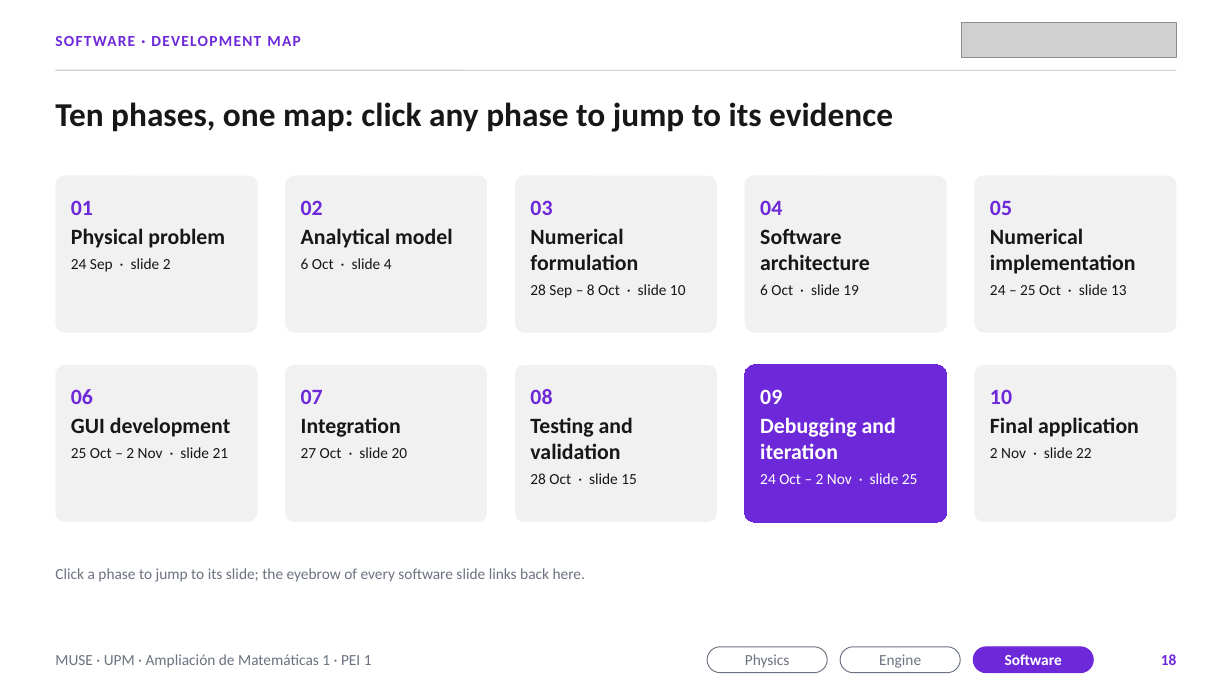
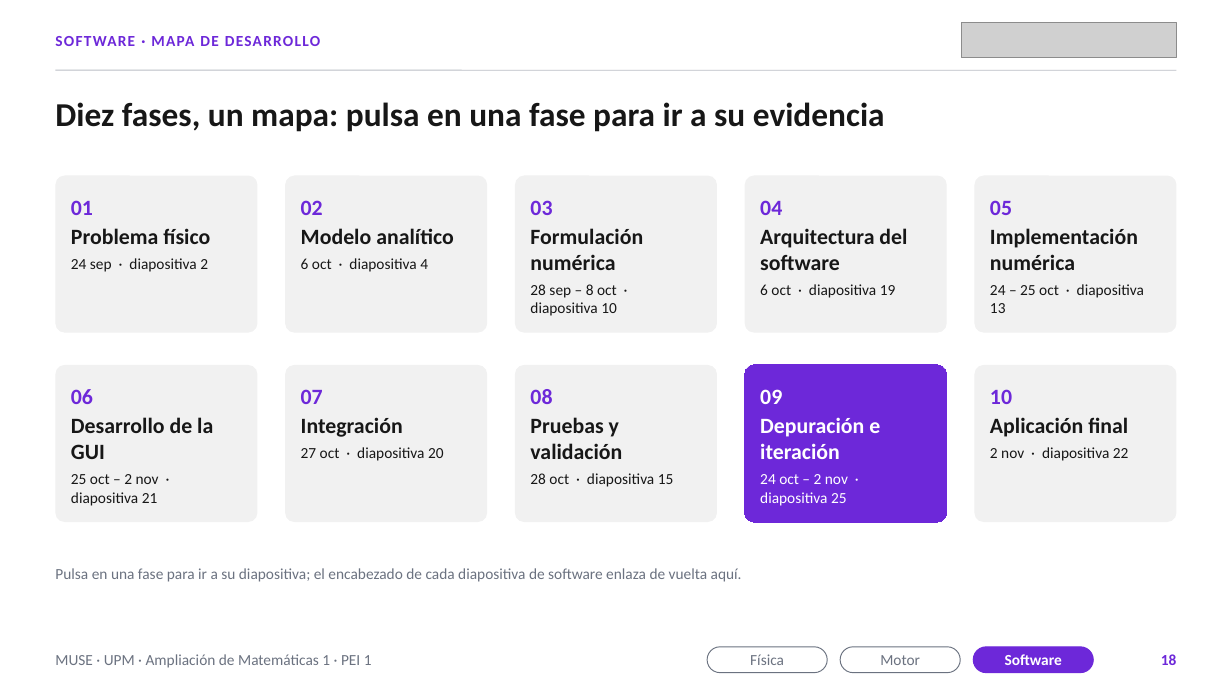
Before and after one commit to MP-19-creator/Grupo3-AmpliacionMatematicas, a slide deck: slide 18 of presentacion/PEI1_final.pptx. Drawn at 1232x693 pixels with LibreOffice and Linux fonts; fonts in the diff are those of the drawing; grey boxes stand for pictures. Boxes give left, top, right and bottom in pixels: in the first picture for what was removed or moved away, otherwise in the second. Text is boxed around its words. In the diff, an @@ line names an element or a change of style, - is before the commit and + after.

```diff
--- a/presentacion/PEI1_final.pptx
+++ b/presentacion/PEI1_final.pptx
@@ text at <box>55,36,320,46</box>: text changed @@
-SOFTWARE · DEVELOPMENT MAP
+SOFTWARE · MAPA DE DESARROLLO
@@ text at <box>55,102,885,132</box>: text changed @@
-Ten phases, one map: click any phase to jump to its evidence
+Diez fases, un mapa: pulsa en una fase para ir a su evidencia
@@ text in rounded rectangle at <box>71,228,210,272</box>: text changed; size 17 to 12 pt; bold off @@
-Physical problem
-24 Sep · slide 2
+Problema físico
+24 sep · diapositiva 2
@@ text in rounded rectangle at <box>301,228,454,272</box>: text changed; size 17 to 12 pt; bold off @@
-Analytical model
-6 Oct · slide 4
+Modelo analítico
+6 oct · diapositiva 4
@@ text in rounded rectangle at <box>530,228,643,316</box>: text changed; size 17 to 12 pt; bold off @@
-Numerical formulation
-28 Sep – 8 Oct · slide 10
+Formulación numérica
+28 sep – 8 oct · diapositiva 10
@@ text in rounded rectangle at <box>760,228,907,298</box>: text changed @@
-Software architecture
-6 Oct · slide 19
+Arquitectura del software
+6 oct · diapositiva 19
@@ text in rounded rectangle at <box>990,228,1144,313</box>: text changed @@
-Numerical implementation
-24 – 25 Oct · slide 13
+Implementación numérica
+24 – 25 oct · diapositiva 13
@@ text in rounded rectangle at <box>71,417,213,506</box>: text changed @@
-GUI development
-25 Oct – 2 Nov · slide 21
+Desarrollo de la GUI
+25 oct – 2 nov · diapositiva 21
@@ text in rounded rectangle at <box>301,417,444,461</box>: text changed @@
-Integration
-27 Oct · slide 20
+Integración
+27 oct · diapositiva 20
@@ text in rounded rectangle at <box>530,417,674,487</box>: text changed; size 17 to 12 pt; bold off @@
-Testing and validation
-28 Oct · slide 15
+Pruebas y validación
+28 oct · diapositiva 15
@@ text in rounded rectangle at <box>760,417,880,506</box>: text changed; size 17 to 12 pt; bold off @@
-Debugging and iteration
-24 Oct – 2 Nov · slide 25
+Depuración e iteración
+24 oct – 2 nov · diapositiva 25
@@ text in rounded rectangle at <box>990,417,1129,461</box>: text changed; size 17 to 12 pt; bold off @@
-Final application
-2 Nov · slide 22
+Aplicación final
+2 nov · diapositiva 22
@@ text at <box>55,568,742,582</box>: text changed @@
-Click a phase to jump to its slide; the eyebrow of every software slide links back here.
+Pulsa en una fase para ir a su diapositiva; el encabezado de cada diapositiva de software enlaza de vuelta aquí.
@@ text in rounded rectangle at <box>750,654,784,665</box>: text changed @@
-Physics
+Física
@@ text in rounded rectangle at <box>880,655,920,665</box>: text changed @@
-Engine
+Motor
```
Also in this commit, not shown: 30 other slides changed, 10 other files.
